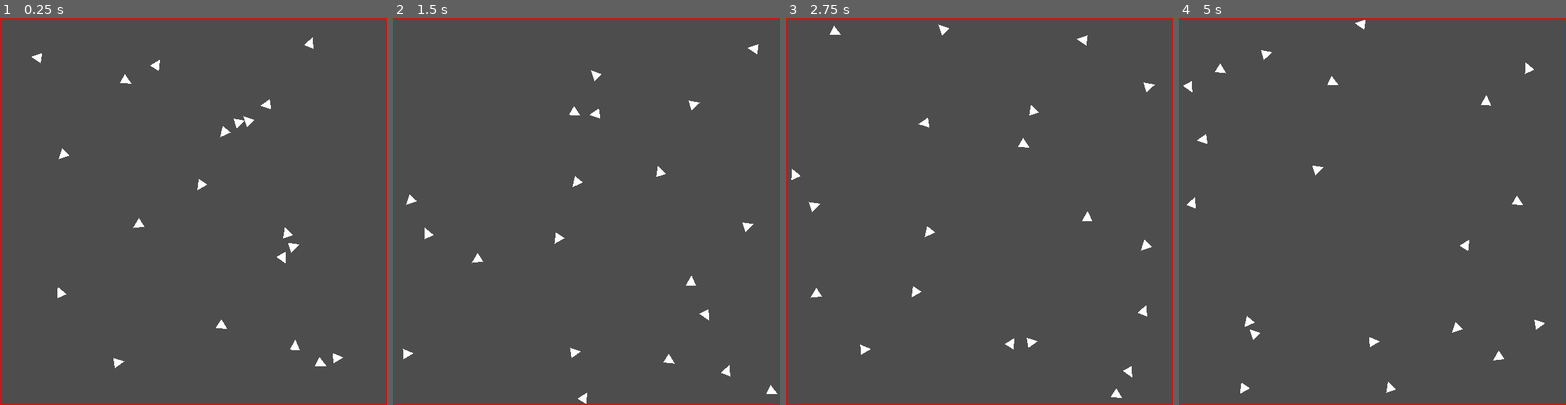
Above: before the commit, frames 1-4 (left to right).
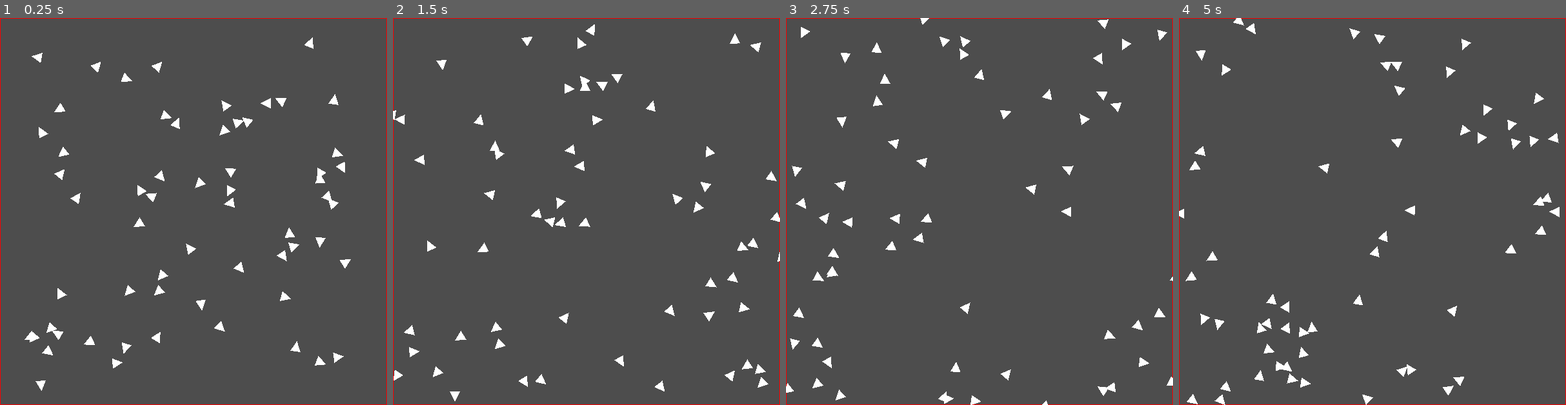
Above: after the commit, the same moments.

Repository: Loethor/boids-gdt
Game: Godot game, scene res://main.tscn
Same seed, same stepped clock (60 frames per second), same inputs: the game is played once before the commit and once after it.
Inputs:
- Up to frame 1 (0.25 s): no input
- Up to frame 2 (1.5 s): no input
- Up to frame 3 (2.75 s): no input
- Up to frame 4 (5 s): no input

The runs differ from the first frame. In frame 1, 1.8% of the frame differs, in the area x 6-91%, y 9-97%; in frame 2, 2.7%; in frame 3, 2.7%; in frame 4, 2.8%, in the area x 0-99%, y 0-100%.

Commit message:
added separation, aligment, cohesion

Diff:
--- a/main.gd
+++ b/main.gd
@@ -1,7 +1,16 @@
 extends Node2D
 
-const BOID_COUNT := 20
+
+const BOID_COUNT := 60
 const BOX_SIZE := 600.0
+
+# Flocking parameters
+const NEIGHBOR_RADIUS := 60.0
+const SEPARATION_WEIGHT := 1.2
+const ALIGNMENT_WEIGHT := 1.0
+const COHESION_WEIGHT := 1.0
+const MAX_SPEED := 140.0
+const MAX_FORCE := 40.0
 
 var positions := PackedVector2Array()
 var velocities := PackedVector2Array()
@@ -11,7 +20,7 @@
 func _ready():
 	_init_boid_data()
 	_init_multimesh()
-	update_boids()
+	_update_rotation_and_position_drawn()
 
 func _init_boid_data():
 	for i in BOID_COUNT:
@@ -31,12 +40,73 @@
 
 func _process(delta):
 	_update_boid_positions_and_velocities(delta)
-	update_boids()
+	_update_rotation_and_position_drawn()
 
 func _update_boid_positions_and_velocities(delta):
 	for i in range(BOID_COUNT):
+		var separation := _calc_separation(i)
+		var alignment := _calc_alignment(i)
+		var cohesion := _calc_cohesion(i)
+		var acceleration = (
+			separation * SEPARATION_WEIGHT +
+			alignment * ALIGNMENT_WEIGHT +
+			cohesion * COHESION_WEIGHT
+		)
+		velocities[i] += acceleration * delta
+		if velocities[i].length() > MAX_SPEED:
+			velocities[i] = velocities[i].normalized() * MAX_SPEED
 		positions[i] += velocities[i] * delta
 		_handle_boundaries(i)
+
+func _calc_separation(i: int) -> Vector2:
+	var steer := Vector2.ZERO
+	var count := 0
+	for j in range(BOID_COUNT):
+		if i == j:
+			continue
+		var dist = positions[i].distance_to(positions[j])
+		if dist < NEIGHBOR_RADIUS and dist > 0:
+			steer += (positions[i] - positions[j]) / max(dist, 0.01)
+			count += 1
+	if count > 0:
+		steer /= count
+		steer = steer.normalized() * MAX_SPEED - velocities[i]
+		steer = steer.limit_length(MAX_FORCE)
+	return steer
+
+func _calc_alignment(i: int) -> Vector2:
+	var avg_vel := Vector2.ZERO
+	var count := 0
+	for j in range(BOID_COUNT):
+		if i == j:
+			continue
+		var dist = positions[i].distance_to(positions[j])
+		if dist < NEIGHBOR_RADIUS:
+			avg_vel += velocities[j]
+			count += 1
+	if count > 0:
+		avg_vel /= count
+		var steer = avg_vel.normalized() * MAX_SPEED - velocities[i]
+		steer = steer.limit_length(MAX_FORCE)
+		return steer
+	return Vector2.ZERO
+
+func _calc_cohesion(i: int) -> Vector2:
+	var center := Vector2.ZERO
+	var count := 0
+	for j in range(BOID_COUNT):
+		if i == j:
+			continue
+		var dist = positions[i].distance_to(positions[j])
+		if dist < NEIGHBOR_RADIUS:
+			center += positions[j]
+			count += 1
+	if count > 0:
+		center /= count
+		var steer = (center - positions[i]).normalized() * MAX_SPEED - velocities[i]
+		steer = steer.limit_length(MAX_FORCE)
+		return steer
+	return Vector2.ZERO
 
 func _handle_boundaries(i):
 	if positions[i].x < 0:
@@ -48,7 +118,7 @@
 	elif positions[i].y > BOX_SIZE:
 		positions[i].y = 0
 
-func update_boids():
+func _update_rotation_and_position_drawn():
 	for i in BOID_COUNT:
 		var xform = Transform2D(velocities[i].angle(), positions[i])
 		birds.multimesh.set_instance_transform_2d(i, xform)
@@ -59,7 +129,7 @@
 func _make_boid_mesh() -> ArrayMesh:
 	# Create a simple triangle mesh for the boid
 	var mesh := ArrayMesh.new()
-	var vertices = PackedVector2Array([
+	var vertices := PackedVector2Array([
 		Vector2(0, -8),
 		Vector2(16, 0),
 		Vector2(0, 8)
